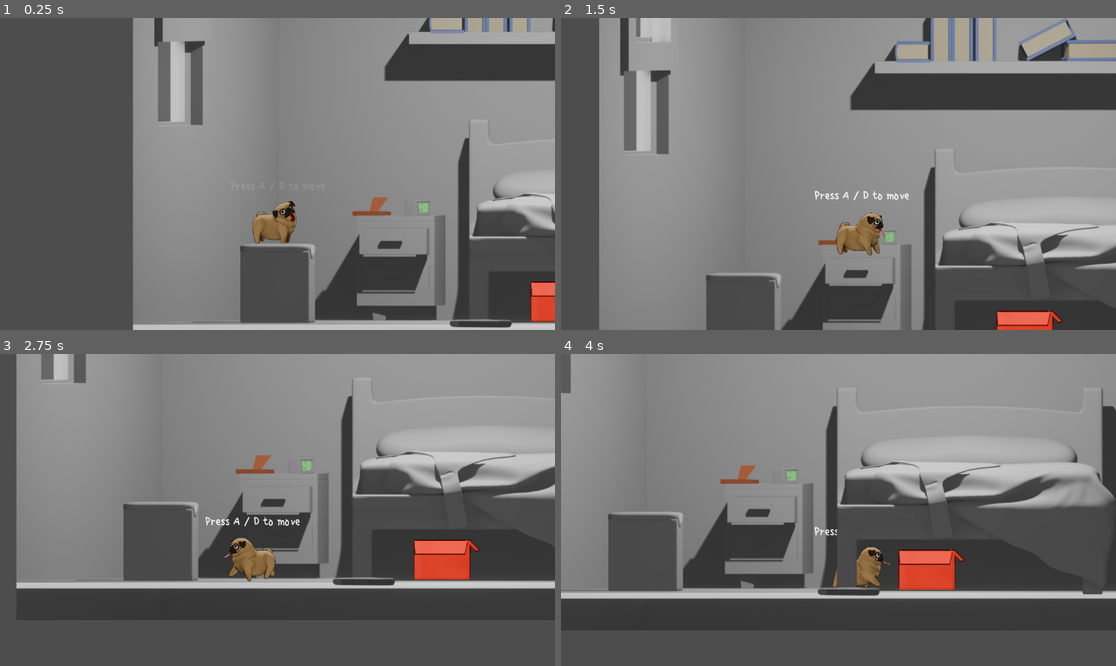
Above: before the commit, frames 1-4 (two rows, left to right).
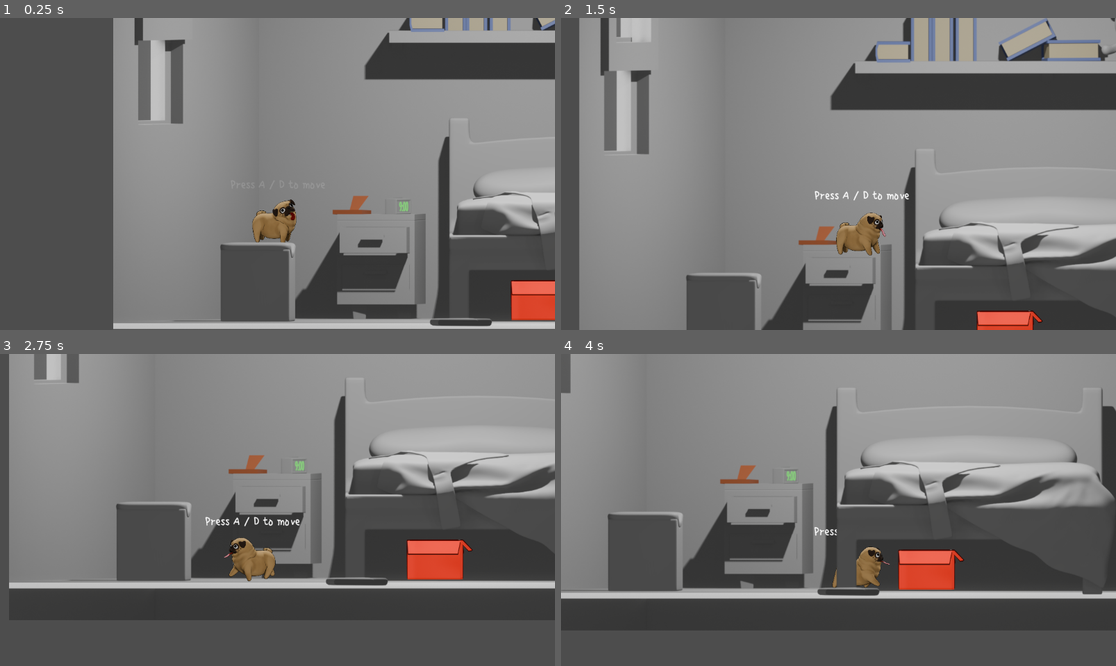
Above: after the commit, the same moments.

Repository: juanfrcaliz/malagajam_2024
Game: Godot game, scene res://scenes/level.tscn
Same seed, same stepped clock (60 frames per second), same inputs: the game is played once before the commit and once after it. The engine's default icon, where the game draws it, is replaced by a stand-in: a white triangle on a blue panel in a dark square.
Inputs:
- Up to frame 1 (0.25 s): no input
- Up to frame 2 (1.5 s): tap A at 0.5, 1.25 s; hold Right (ui_right) from 0.53 s (still down); tap R (bark) at 0.6 s; tap Enter (ui_accept) at 0.77 s; tap E (interact) at 1.35 s
- Up to frame 3 (2.75 s): tap Enter (ui_accept) at 1.52 s; tap A at 2 s; release Right (ui_right) at 2.03 s; hold Left (ui_left) from 2.03 s (still down); tap R (bark) at 2.1 s
- Up to frame 4 (4 s): tap A at 2.75, 3.5 s; release Left (ui_left) at 2.78 s; hold Right (ui_right) from 2.78 s (still down); tap E (interact) at 2.85 s; tap Enter (ui_accept) at 3.02, 3.77 s; tap R (bark) at 3.6 s

The runs differ from the first frame. In frame 1, 18% of the frame differs, in the area x 20-100%, y 0-100%; in frame 2, 18%; in frame 3, 6.8%; in frame 4, 0.1%.

Commit message:
cocina inicial

Diff:
--- a/scenes/balancin.tscn
+++ b/scenes/balancin.tscn
@@ -1,7 +1,6 @@
-[gd_scene load_steps=9 format=3 uid="uid://c8akrrjlh40bl"]
+[gd_scene load_steps=8 format=3 uid="uid://c8akrrjlh40bl"]
 
-[ext_resource type="Texture2D" path="res://Balancin.png" id="1_7ar5u"]
-[ext_resource type="Texture2D" path="res://Balancin2.png" id="2_w7kki"]
+[ext_resource type="Texture2D" uid="uid://cq4dklxryynaf" path="res://Assets/Cocina/tabla.png" id="2_k58ov"]
 [ext_resource type="Script" path="res://scripts/balancin.gd" id="3_mdaor"]
 
 [sub_resource type="SegmentShape2D" id="SegmentShape2D_qcewv"]
@@ -24,16 +23,20 @@
 [node name="StaticBody2D" type="StaticBody2D"]
 script = ExtResource("3_mdaor")
 
+[node name="Tabla" type="Sprite2D" parent="."]
+position = Vector2(21, -11)
+rotation = -1.11352
+scale = Vector2(0.2, 0.2)
+texture = ExtResource("2_k58ov")
+
 [node name="seesaw_left" type="Sprite2D" parent="."]
 position = Vector2(22, -11)
 scale = Vector2(0.14045, 0.14045)
-texture = ExtResource("1_7ar5u")
 
 [node name="seesaw_right" type="Sprite2D" parent="."]
 visible = false
 position = Vector2(22, -11)
 scale = Vector2(0.14, 0.14)
-texture = ExtResource("2_w7kki")
 
 [node name="seesaw_collision_left" type="StaticBody2D" parent="."]
 
--- a/scenes/level.tscn
+++ b/scenes/level.tscn
@@ -6,6 +6,11 @@
 [ext_resource type="Texture2D" uid="uid://c02m5hmwbp8di" path="res://Assets/Habitacion/detras.png" id="2_q6j1k"]
 [ext_resource type="Texture2D" uid="uid://c8jeusi50xvv3" path="res://Assets/Habitacion/delante.png" id="3_mnwwm"]
 [ext_resource type="PackedScene" uid="uid://48he5yuyc6fl" path="res://scenes/box.tscn" id="5_hnovt"]
+[ext_resource type="Texture2D" uid="uid://t0pxbd07khio" path="res://Assets/Cocina/cocina fondo.png" id="7_pva7j"]
+[ext_resource type="Texture2D" uid="uid://ciqk4kcvh8pwd" path="res://Assets/Cocina/cocina medio.png" id="8_7ecnt"]
+[ext_resource type="Texture2D" uid="uid://c5a6jpbdu2c8c" path="res://Assets/Cocina/esfera.png" id="10_40r50"]
+[ext_resource type="Texture2D" uid="uid://cq4dklxryynaf" path="res://Assets/Cocina/tabla.png" id="11_fcyq2"]
+[ext_resource type="Texture2D" uid="uid://dti3owq87yr8e" path="res://Assets/Cocina/caja de disfraces.png" id="12_nwvpc"]
 
 [node name="Level" type="Node2D"]
 script = ExtResource("1_7mcvw")
@@ -26,24 +31,53 @@
 position = Vector2(598, 386)
 scale = Vector2(0.765232, 2.63929)
 
+[node name="Floor5" parent="." instance=ExtResource("1_687gb")]
+position = Vector2(2237, 586)
+scale = Vector2(3, 1)
+
 [node name="puerta_salon" parent="." instance=ExtResource("1_687gb")]
 position = Vector2(1422, 174)
 rotation = 1.5708
+collision_layer = 0
 
-[node name="Detras" type="Sprite2D" parent="."]
+[node name="hab_Detras" type="Sprite2D" parent="."]
 position = Vector2(573, 107)
 texture = ExtResource("2_q6j1k")
 
+[node name="CocinaFondo" type="Sprite2D" parent="."]
+position = Vector2(2400, 104)
+texture = ExtResource("7_pva7j")
+
 [node name="Pug" parent="." instance=ExtResource("1_xw77n")]
-position = Vector2(-87, 351)
+position = Vector2(-45.9998, 359)
 scale = Vector2(0.788682, 0.788682)
 
 [node name="Box" parent="." instance=ExtResource("5_hnovt")]
 position = Vector2(438, 567)
 
-[node name="Delante" type="Sprite2D" parent="."]
+[node name="CocinaMedio" type="Sprite2D" parent="."]
+position = Vector2(2400, 105)
+texture = ExtResource("8_7ecnt")
+
+[node name="hab_Delante" type="Sprite2D" parent="."]
 position = Vector2(572, 106)
 texture = ExtResource("3_mnwwm")
 
+[node name="Esfera" type="Sprite2D" parent="."]
+position = Vector2(3192, 382)
+texture = ExtResource("10_40r50")
+
+[node name="Tabla" type="Sprite2D" parent="."]
+position = Vector2(2604, 404)
+texture = ExtResource("11_fcyq2")
+
+[node name="Floor6" parent="." instance=ExtResource("1_687gb")]
+position = Vector2(1834, 372)
+scale = Vector2(0.26632, -0.629808)
+
+[node name="CajaDeDisfraces" type="Sprite2D" parent="."]
+position = Vector2(2981, -283)
+texture = ExtResource("12_nwvpc")
+
 [connection signal="dog_entered" from="Box" to="." method="_on_box_dog_entered"]
 [connection signal="dog_exited" from="Box" to="." method="_on_box_dog_exited"]
Binary file added: Assets/Cocina/caja de disfraces.png
Not shown, added: Assets/Cocina/caja de disfraces.png.import
Binary file added: Assets/Cocina/cocina fondo.png
Not shown, added: Assets/Cocina/cocina fondo.png.import
Binary file added: Assets/Cocina/cocina frente.png
Not shown, added: Assets/Cocina/cocina frente.png.import
Binary file added: Assets/Cocina/cocina medio.png
Not shown, added: Assets/Cocina/cocina medio.png.import
Binary file added: Assets/Cocina/esfera.png
Not shown, added: Assets/Cocina/esfera.png.import
Binary file added: Assets/Cocina/tabla.png
Not shown, added: Assets/Cocina/tabla.png.import
(and 2 more such lines)
